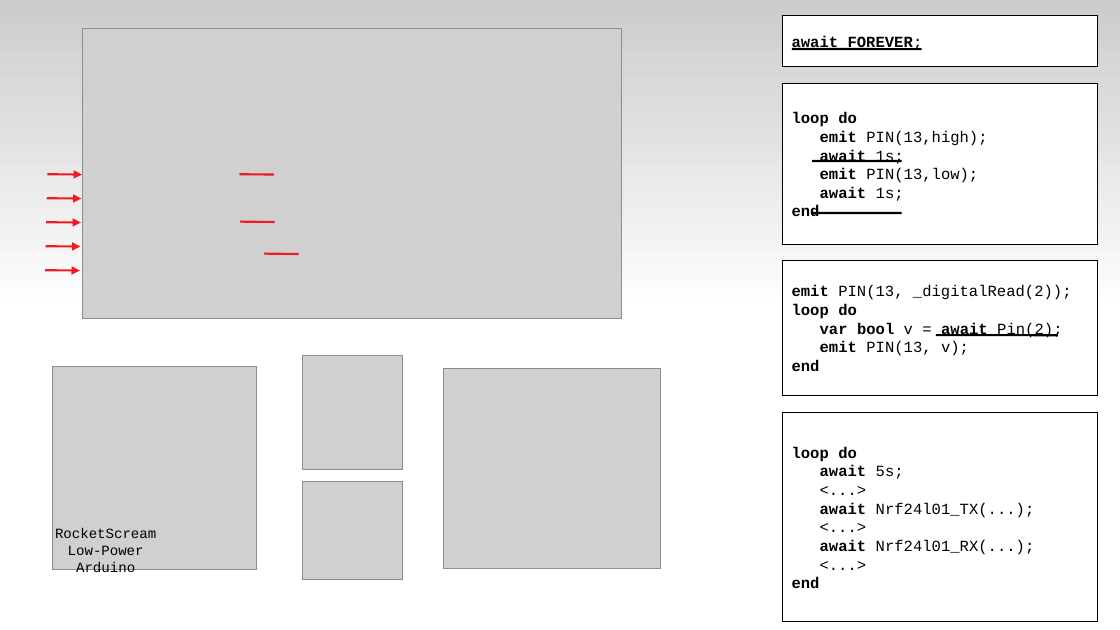
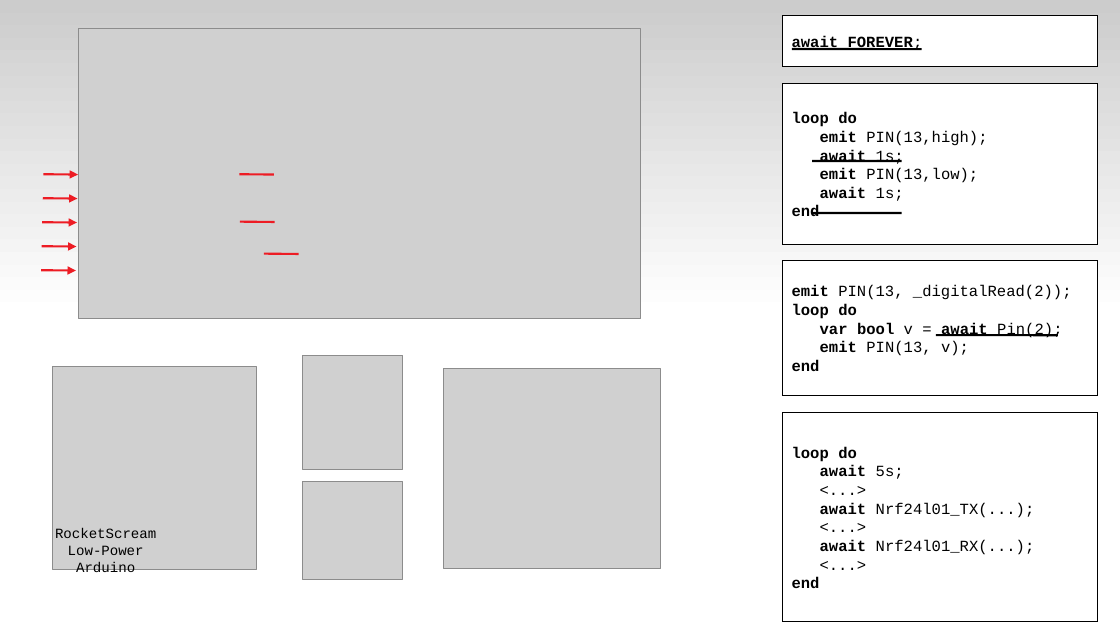
Before and after one commit to fsantanna-uerj/serrapilheira, a slide deck: slide 20 of LCTES/ceu-lctes-wip.odp. Drawn at 1120x630 pixels with LibreOffice and Linux fonts; fonts in the diff are those of the drawing; grey boxes stand for pictures. Boxes give left, top, right and bottom in pixels: in the first picture for what was removed or moved away, otherwise in the second. Text is boxed around its words. In the diff, an @@ line names an element or a change of style, - is before the commit and + after.

```diff
--- a/LCTES/ceu-lctes-wip.odp
+++ b/LCTES/ceu-lctes-wip.odp
@@ picture: place and size @@
-picture at [83,28,622,318]
+picture at [79,28,641,318]
@@ 5 arrows: place and size @@
-5 arrows at [45,174,82,270]
+5 arrows at [42,174,78,270]
```
Also in this commit, not shown: 4 other files.
